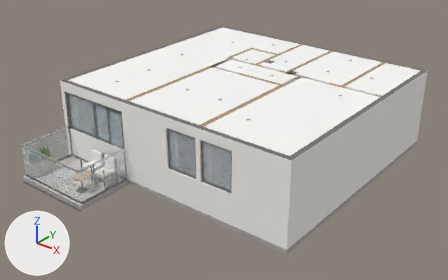
A saved change to the glTF model apartamento-102/modelo/apto-102-propuesta.glb.
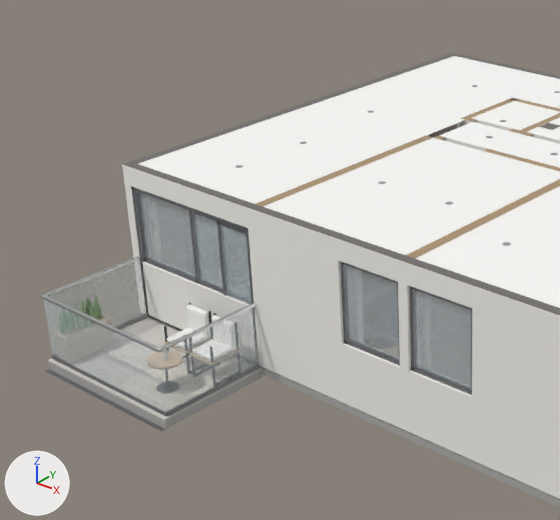
There are two pictures of each version: one whole from a 50 mm camera at (10.46, -14.22, 8.79) aimed at (0.01, -1.15, 0.68), one close up on the part from 0% to 61% of the width and 0% to 91% of the height. The axes (+X, +Y, +Z) are drawn at lower left. The lights are the same throughout. The older version's two pictures come first. Where no turn or scale is listed for an object, it has been applied to the vertices. Vertices at exactly the same position are counted once.

Objects in the first close-up: 'ARQ_Cielo', 'ARQ_Dinteles_Antepechos', 'ARQ_Losa', 'ARQ_Muros', 'ILU_Antepecho_sala', 'ILU_Ventana_sala', 'ILU_Ventaneria', 'MOB_Balcon', 'PROP_Balcon_baranda', 'PROP_Balcon_losa', 'PROP_Puerta_ventana_sala', 'PRO_Muros_interiores' and 2 more.
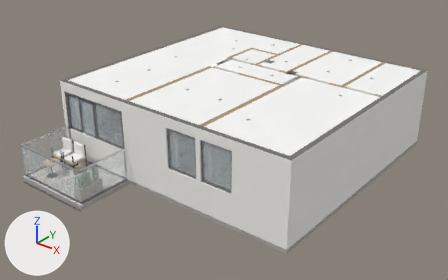
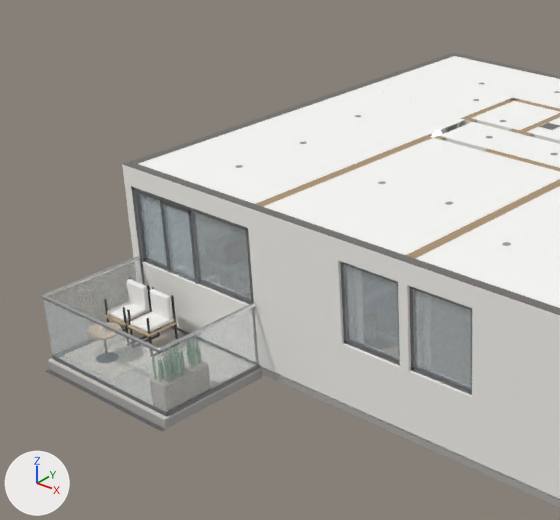
What changed in the scene script:
```text
Change me_prop_puerta_ventana_sala:
    where me_prop_puerta_ventana_sala.from_pydata(...)  # 88 vertices, 168 faces; spans x -3.89..-1.44, y -3.8..-3.65, z 0.0..2.1
    used by ob_prop_puerta_ventana_sala; location = (0.0, 0.0, 0.0)
    me_prop_puerta_ventana_sala part 1: the loose piece of 24 vertices spanning x -2.09..-1.44, y -3.78..-3.73, z 0.03..2.05 is moved by (-1.2, 0.0, 0.0)
    me_prop_puerta_ventana_sala part 2: the loose piece of 8 vertices spanning x -2.04..-1.49, y -3.76..-3.75, z 0.1..1.98 is moved by (-1.2, 0.0, 0.0)
Change me_mob_balcon:
    where me_mob_balcon.from_pydata(...)  # 2276 vertices, 4328 faces; spans x -3.87..-1.47, y -5.42..-3.98, z -0.03..0.78
    used by ob_mob_balcon; location = (0.0, 0.0, 0.0)
    me_mob_balcon part 3: the loose piece of 20 vertices spanning x -2.48..-2.45, y -4.56..-4.07, z -0.03..0.77 is moved by (-1.33, 0.0, 0.0)
    me_mob_balcon part 4: the loose piece of 20 vertices spanning x -2.06..-2.04, y -4.56..-4.07, z -0.03..0.77 is moved by (-1.33, 0.0, 0.0)
    me_mob_balcon part 5: the loose piece of 20 vertices spanning x -1.95..-1.92, y -4.56..-4.07, z -0.03..0.77 is moved by (-1.33, 0.0, 0.0)
    me_mob_balcon part 6: the loose piece of 20 vertices spanning x -1.53..-1.5, y -4.56..-4.07, z -0.03..0.77 is moved by (-1.33, 0.0, 0.0)
    me_mob_balcon part 7: the loose piece of 132 vertices spanning x -2.23..-1.75, y -5.21..-4.73, z -0.03..0.42 is moved by (-1.33, 0.0, 0.0)
    me_mob_balcon part 8: the loose piece of 56 vertices spanning x -2.49..-2.03, y -4.58..-4.05, z 0.31..0.35 is moved by (-1.33, 0.0, 0.0)
    me_mob_balcon part 9: the loose piece of 56 vertices spanning x -1.96..-1.5, y -4.58..-4.05, z 0.31..0.35 is moved by (-1.33, 0.0, 0.0)
    me_mob_balcon part 10: the loose piece of 152 vertices spanning x -2.47..-2.05, y -4.56..-4.07, z 0.35..0.42 is moved by (-1.33, 0.0, 0.0)
    me_mob_balcon part 11: the loose piece of 152 vertices spanning x -2.47..-2.05, y -4.17..-4.08, z 0.39..0.77 is moved by (-1.33, 0.0, 0.0)
    me_mob_balcon part 12: the loose piece of 152 vertices spanning x -1.94..-1.52, y -4.56..-4.07, z 0.35..0.42 is moved by (-1.33, 0.0, 0.0)
    me_mob_balcon part 13: the loose piece of 152 vertices spanning x -1.94..-1.52, y -4.17..-4.08, z 0.39..0.77 is moved by (-1.33, 0.0, 0.0)
    me_mob_balcon part 14: the loose piece of 152 vertices spanning x -3.87..-3.57, y -5.42..-4.65, z -0.03..0.39 is moved by (2.1, 0.0, 0.0)
    me_mob_balcon part 15: 736 of 2276 vertices moved; they spanned x -3.84..-3.59, y -5.39..-4.69, z 0.26..0.78 and now span x -1.74..-1.5, y -5.38..-4.69, z 0.26..0.78; mean shift (2.11, -0.13, 0.0); largest move (-3.8, -4.82, 0.27) -> (-1.52, -5.06, 0.35)
    me_mob_balcon part 16: all 14 vertices in x -1.47, y -3.98, z -0.03..-0.02 are moved by (-1.3, 0.0, 0.0)
```

Boxes (x1, y1, x2, y2) around the edits, measured in the close-ups (560 x 520 px; the box of a moved part takes in the faces that stretch with it):
'PROP_Puerta_ventana_sala', reshaped
    before: (131, 186, 254, 331)
    after: (131, 186, 254, 334)
'MOB_Balcon', reshaped
    before: (75, 295, 221, 345)
    after: (104, 277, 178, 347)
part 1 of me_prop_puerta_ventana_sala, moved or reshaped
    before: (217, 220, 246, 295)
    after: (160, 200, 199, 284)
part 2 of me_prop_puerta_ventana_sala, moved or reshaped
    before: (220, 225, 251, 305)
    after: (163, 204, 195, 282)
part 3 of me_mob_balcon, moved or reshaped
    before: (164, 303, 191, 342)
    after: (104, 277, 131, 331)
part 4 of me_mob_balcon, moved or reshaped
    before: (184, 311, 212, 336)
    after: (123, 285, 152, 340)
part 5 of me_mob_balcon, moved or reshaped (not visible before)
    after: (127, 287, 160, 342)
part 6 of me_mob_balcon, moved or reshaped (not visible before)
    after: (146, 295, 178, 344)
part 7 of me_mob_balcon, moved or reshaped (not visible before)
    after: (107, 323, 121, 330)
part 8 of me_mob_balcon, moved or reshaped (not visible before)
    after: (105, 311, 150, 326)
part 9 of me_mob_balcon, moved or reshaped (not visible before)
    after: (128, 321, 177, 337)
part 10 of me_mob_balcon, moved or reshaped
    before: (167, 328, 195, 342)
    after: (107, 302, 150, 321)
part 11 of me_mob_balcon, moved or reshaped
    before: (186, 305, 210, 330)
    after: (126, 279, 150, 309)
part 12 of me_mob_balcon, moved or reshaped (not visible before)
    after: (130, 312, 174, 332)
part 13 of me_mob_balcon, moved or reshaped (mostly hidden before)
    before: (212, 315, 221, 322)
    after: (150, 289, 173, 319)
part 14 of me_mob_balcon, moved or reshaped (not visible afterwards)
    before: (98, 316, 111, 325)
part 15 of me_mob_balcon, moved or reshaped (not visible afterwards)
    before: (75, 295, 102, 319)
part 16 of me_mob_balcon, moved or reshaped (not visible before)
    after: (133, 330, 176, 347)
